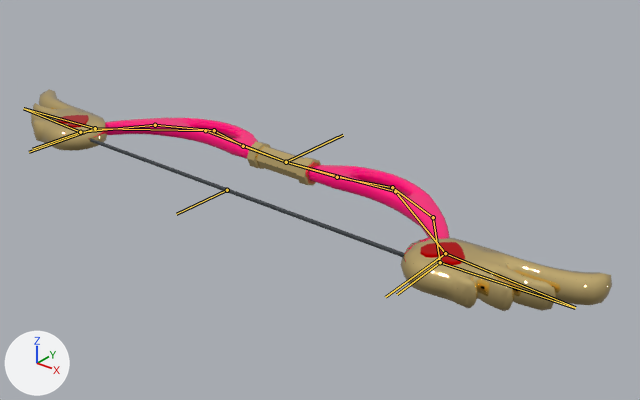
Renders of the Blender file webar/assets/bow_anim05.blend from each side of a commit.
The view is the same before and after, from a 50 mm lens placed at (13.13, -15.09, 8.65), pointed at (1.4, -0.42, -0.45). Lighting does not change. The marker at lower left points along +X, +Y and +Z. Both versions are drawn at frame 0 of the action 'fullshot'; the numbers are the values there. The bones that bend it are drawn over the model as lines.

The first picture shows 'Bow'.
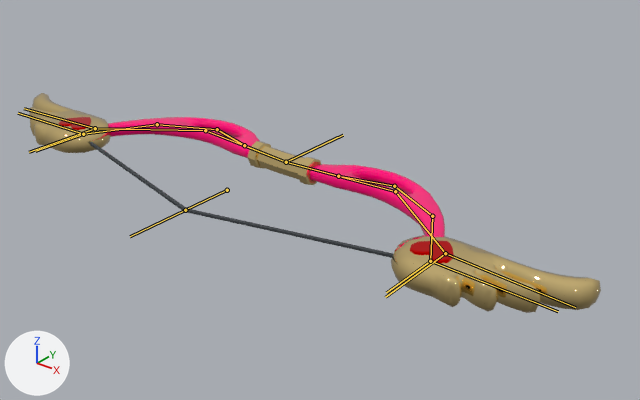
Pixel boxes (x1, y1, x2, y2) of what changed, in the pictures (640 x 400 px):
'Bow', posed
    before: (31, 89, 612, 311)
    after: (29, 93, 601, 313)
bone 'String', root to tip
    before: (227, 190) to (176, 214)
    after: (185, 210) to (130, 236)

What the commit changed:
Bone 'String' (bone_string) moves from (0.0, 0.0, 0.0) to (0.0, 1.3, 0.0).
